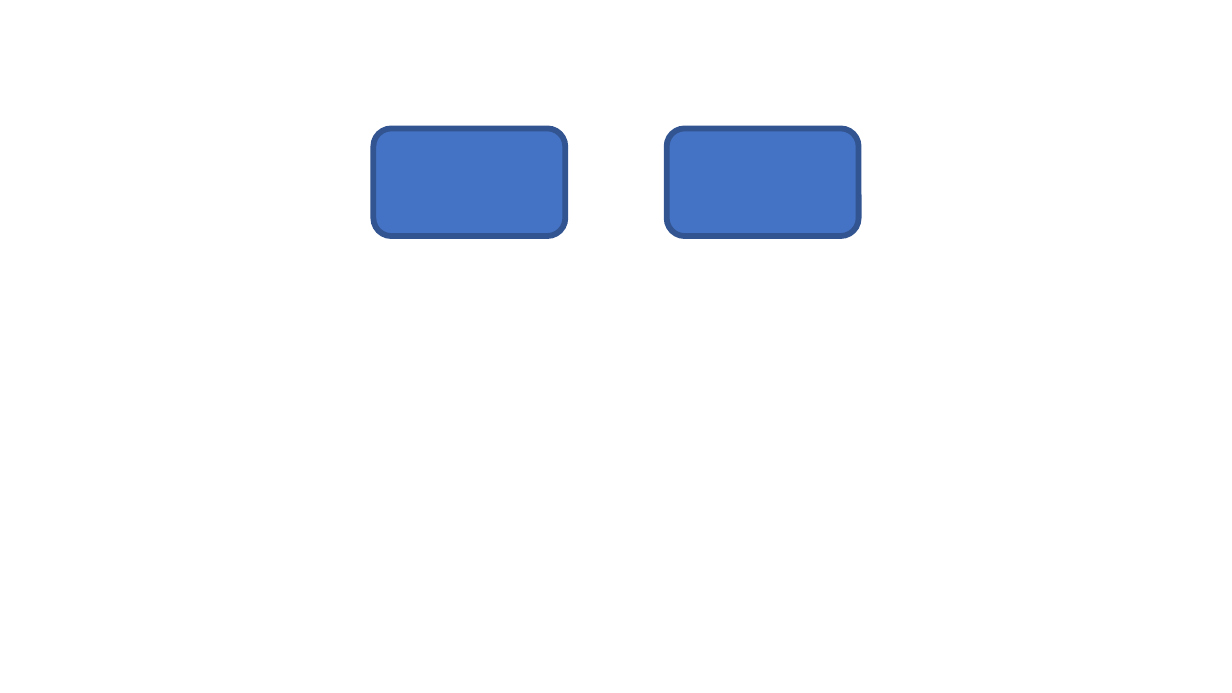
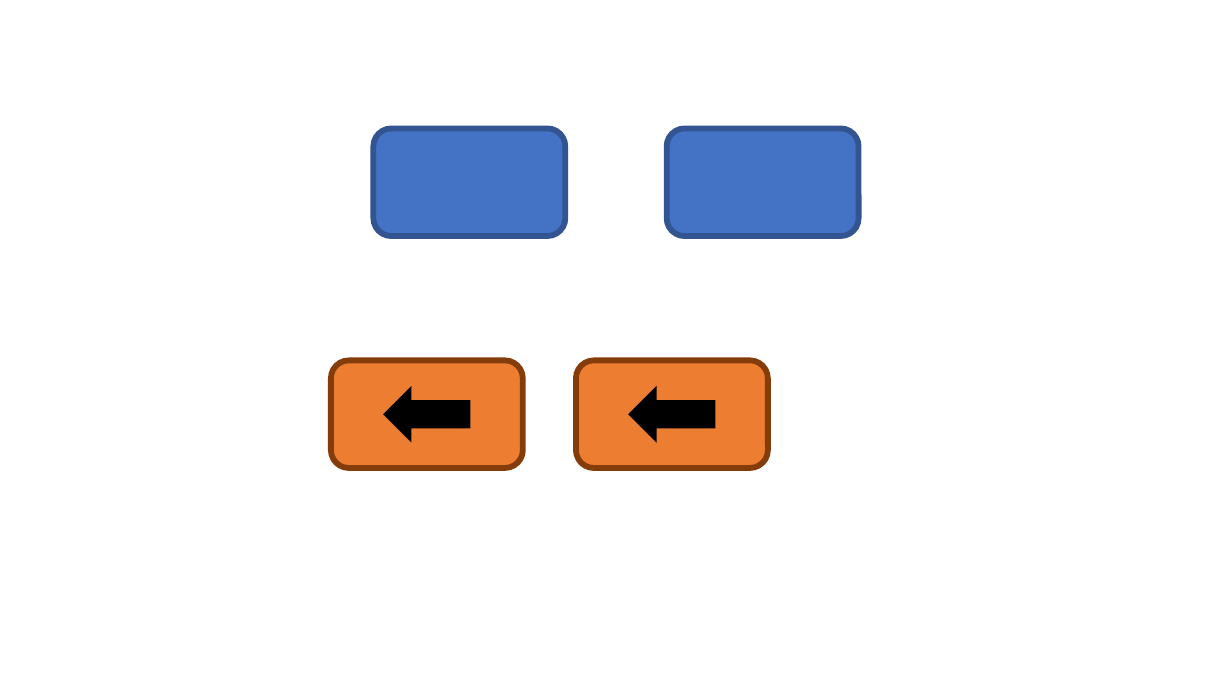
Before and after one commit to Aperomero/TrainingPlan, a slide deck: slide 3 of Documents/Brainstorming.pptx. Drawn at 1232x693 pixels with LibreOffice and Linux fonts; fonts in the diff are those of the drawing. Boxes give left, top, right and bottom in pixels: in the first picture for what was removed or moved away, otherwise in the second. Text is boxed around its words. In the diff, an @@ line names an element or a change of style, - is before the commit and + after.

```diff
--- a/Documents/Brainstorming.pptx
+++ b/Documents/Brainstorming.pptx
@@ rounded rectangle added at [331, 360, 523, 469], fill #ED7D31, outline #843C0B 4.5 pt @@
@@ right arrow added at [384, 387, 470, 441], fill #000000, outline #000000 1 pt @@
@@ rounded rectangle added at [576, 360, 768, 469], fill #ED7D31, outline #843C0B 4.5 pt @@
@@ right arrow added at [629, 387, 715, 441], fill #000000, outline #000000 1 pt @@
```
Also in this commit, not shown: 2 other files.
